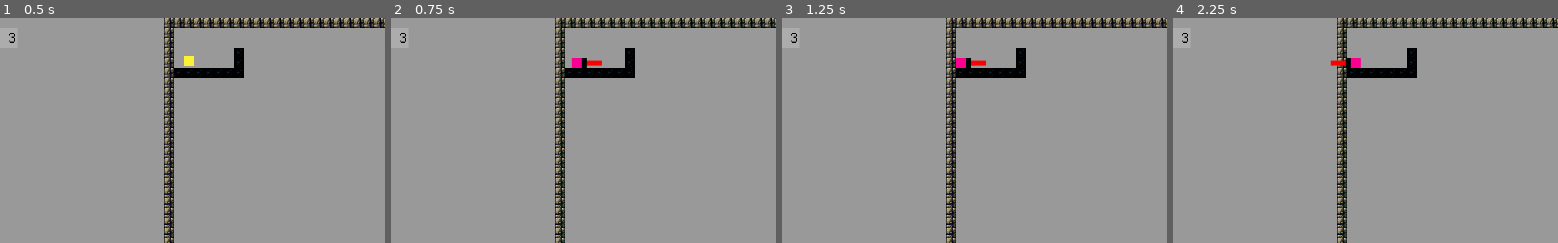
Above: before the commit, frames 1-4 (left to right).
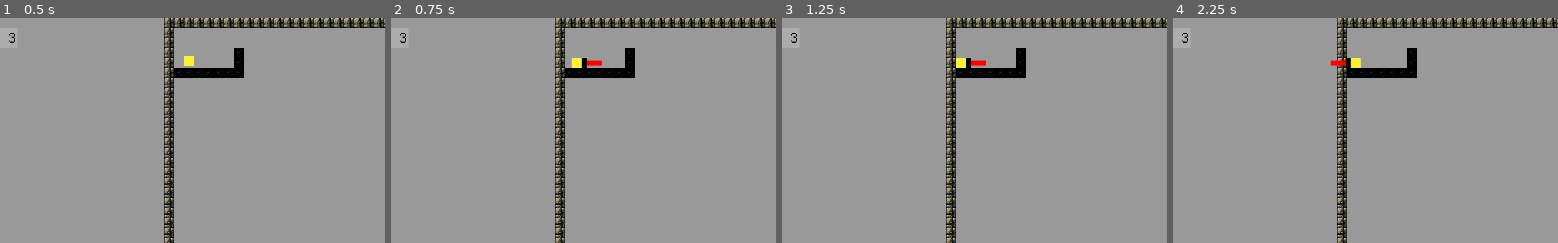
Above: after the commit, the same moments.

Repository: OSGH-web/balloon-movement-demo
Game: Godot game, scene res://scenes/main.tscn
Same seed, same stepped clock (60 frames per second), same inputs: the game is played once before the commit and once after it.
Inputs:
- Up to frame 1 (0.5 s): no input
- Up to frame 2 (0.75 s): tap Enter at 0.5 s; hold Right (ui_right) from 0.53 s (still down); hold A (ui_a) from 0.53 s (still down)
- Up to frame 3 (1.25 s): keep holding Right (ui_right); keep holding A (ui_a); tap Up (ui_up) at 0.77 s
- Up to frame 4 (2.25 s): tap Space at 1.25 s; release A (ui_a) at 1.28 s; tap A (ui_a) at 1.35 s; tap Up (ui_up) at 1.52 s; release Right (ui_right) at 2.03 s; hold Left (ui_left) from 2.03 s (still down); hold A (ui_a) from 2.03 s (still down)
The pictures show only the part of the screen within x 8-58%, y 0-50%; the shares and areas given below are measured in that part.

Frame 1 is identical in both runs. In frame 2, 0.1% of the frame differs, in the area x 46-50%, y 17-23%; in frame 3, 0.1%; in frame 4, 0.1%.

Commit message:
update player spritesheet to include airbrake frame.

Diff:
--- a/scenes/player.tscn
+++ b/scenes/player.tscn
@@ -39,6 +39,10 @@
 atlas = ExtResource("3_qhqgy")
 region = Rect2(320, 0, 40, 40)
 
+[sub_resource type="AtlasTexture" id="AtlasTexture_g2els"]
+atlas = ExtResource("3_qhqgy")
+region = Rect2(360, 0, 40, 40)
+
 [sub_resource type="SpriteFrames" id="SpriteFrames_ivps1"]
 animations = [{
 "frames": [{
@@ -68,19 +72,14 @@
 }, {
 "duration": 1.0,
 "texture": SubResource("AtlasTexture_3v2ag")
+}, {
+"duration": 1.0,
+"texture": SubResource("AtlasTexture_g2els")
 }],
 "loop": true,
 "name": &"new_animation",
 "speed": 5.0
 }]
-
-[sub_resource type="Gradient" id="Gradient_g2els"]
-colors = PackedColorArray(0.980392, 0, 0.564706, 1, 0.980392, 0, 0.564706, 1)
-
-[sub_resource type="GradientTexture2D" id="GradientTexture2D_qhqgy"]
-gradient = SubResource("Gradient_g2els")
-width = 8
-height = 8
 
 [sub_resource type="RectangleShape2D" id="RectangleShape2D_onrkg"]
 size = Vector2(8, 8)
@@ -93,13 +92,6 @@
 [node name="AnimatedSprite2D" type="AnimatedSprite2D" parent="."]
 sprite_frames = SubResource("SpriteFrames_ivps1")
 animation = &"new_animation"
-centered = false
-
-[node name="BrakeFeedback" type="Sprite2D" parent="AnimatedSprite2D"]
-unique_name_in_owner = true
-visible = false
-position = Vector2(16, 16)
-texture = SubResource("GradientTexture2D_qhqgy")
 centered = false
 
 [node name="CollisionShape2D" type="CollisionShape2D" parent="."]
--- a/scripts/player.gd
+++ b/scripts/player.gd
@@ -30,7 +30,7 @@
 
 signal player_died
 
-var airbrake_enabled = false
+var airbrake_pressed = false
 
 func _ready():
 	add_to_group("player")
@@ -64,11 +64,9 @@
 
 func _input(event):
 	if event.is_action_pressed("ui_a"):
-		airbrake_enabled = true
-		%BrakeFeedback.visible = true
+		airbrake_pressed = true
 	if event.is_action_released("ui_a"):
-		airbrake_enabled = false
-		%BrakeFeedback.visible = false
+		airbrake_pressed = false
 
 
 func _physics_process(delta):
@@ -87,7 +85,8 @@
 
 	if not is_on_floor():
 		velocity.y += gravity * delta
-		if airbrake_enabled:
+		# only airbrake if the player is not otherwise moving
+		if airbrake_pressed && velocity_update == Vector2.ZERO:
 			velocity.x += FRICTION * delta * velocity.x
 	elif abs(velocity.x) < velocity_cutoff:
 		velocity.x = 0
@@ -107,8 +106,12 @@
 
 func _update_animation(dir: Vector2):
 	if dir == Vector2.ZERO:
-		$AnimatedSprite2D.frame = 0
-		return
+		if airbrake_pressed:
+			$AnimatedSprite2D.frame = 9
+			return
+		else:
+			$AnimatedSprite2D.frame = 0
+			return
 
 	if int(FUEL) <= 0:
 		$AnimatedSprite2D.frame = 0
Binary file changed: assets/sprites/spelunky_testing_sprite_fire.png
Not shown: 1 places in scenes/player.tscn that only renumber resources
